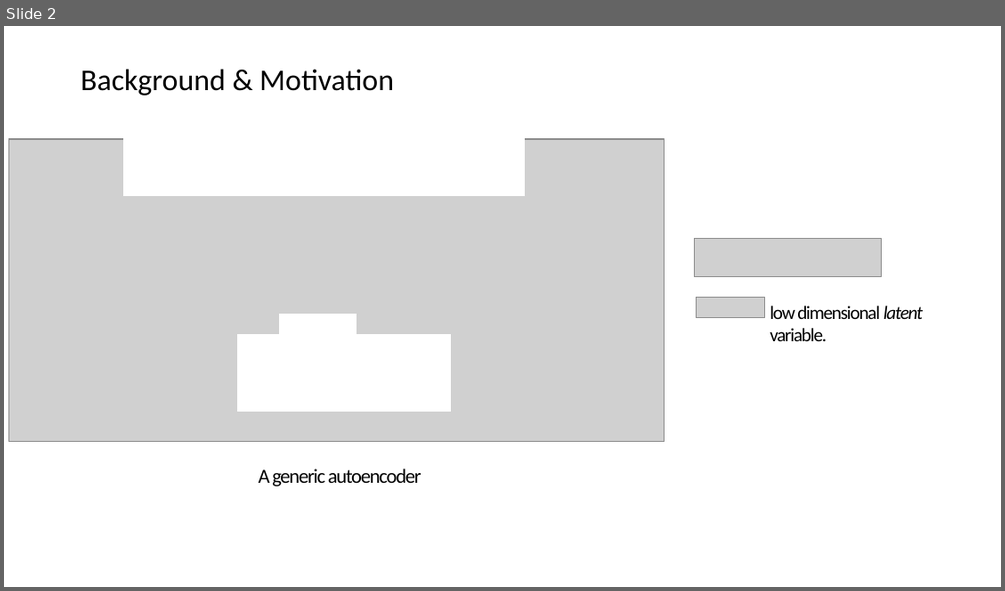
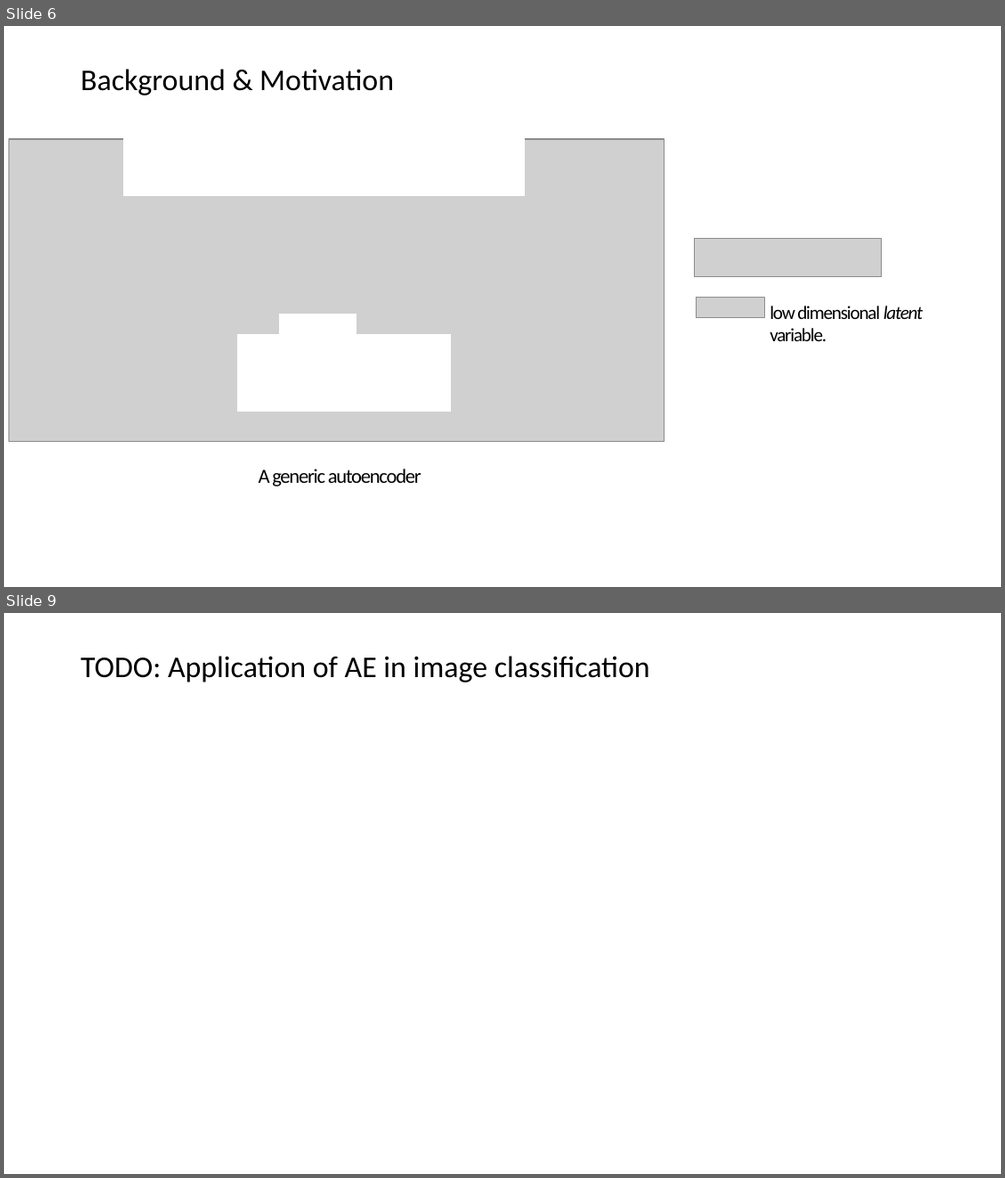
Before and after one commit to Depersonalizc/daily-load-clustering, a slide deck: presentation.pptx. Shown one above the other, each under a label of ours: slide 2 before the commit, slides 6 and 9 after it; the slides between them are not shown. The pictures are 1005x591 and 1005x1178 pixels, drawn with LibreOffice and Linux fonts; fonts in the diff are those of the drawing; grey boxes stand for pictures. Boxes give left, top, right and bottom in pixels: in the first picture for what was removed or moved away, otherwise in the second. Text is boxed around its words. In the diff, an @@ line names an element or a change of style, - is before the commit and + after.

```diff
--- a/presentation.pptx
+++ b/presentation.pptx
@@ slide 9 added at (4,613,1001,1174), background #FFFFFF @@
@@ text added at (81,656,650,682), 24 pt, text #000000 @@
+TODO: Application of AE in image classification
@@ what was slide 2 is now slide 6 @@
```
Also in this commit, not shown: 3 slides changed, 7 other slides added, 1 slide removed, 12 other files.
